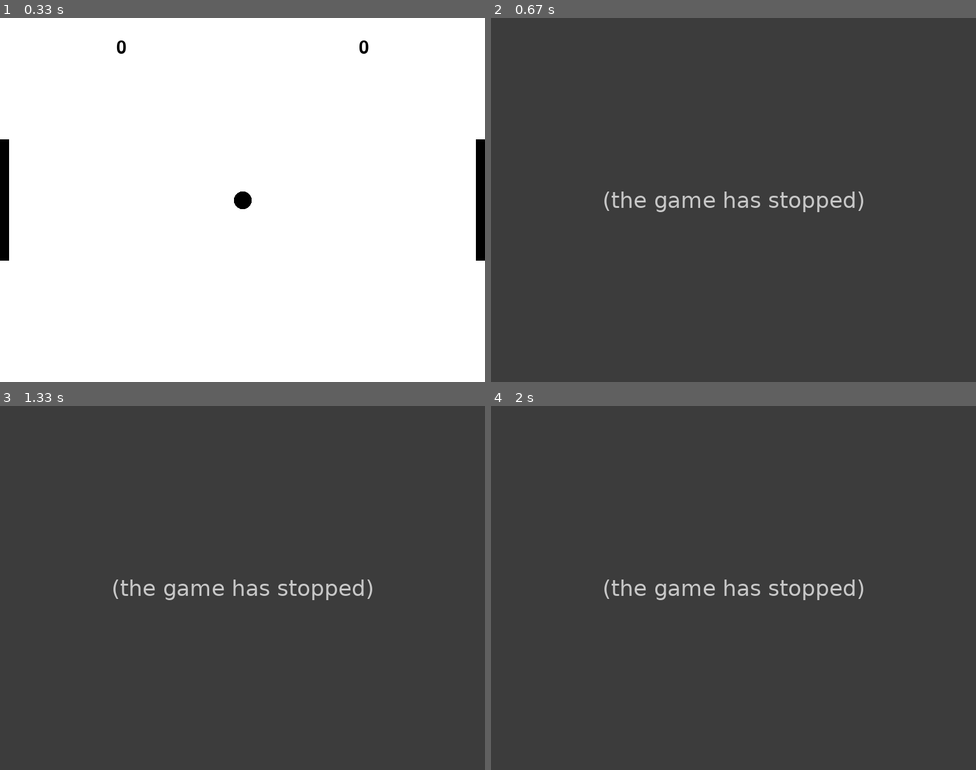
Above: before the commit, frames 1-4 (two rows, left to right).
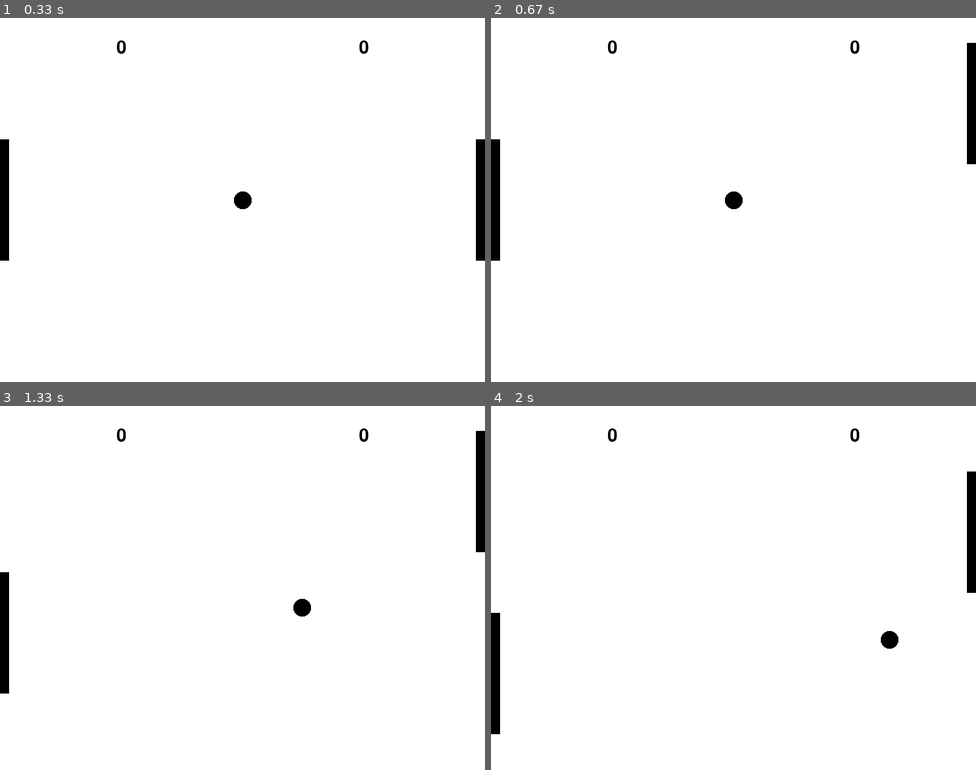
Above: after the commit, the same moments.

Repository: migouche/DojoGame
Game: pygame game, started from examples/pong-old.py
Two runs of this game, one before a commit and one after it. Both use one fixed random seed, a clock stepped at 60 frames per second and the inputs below.
Inputs:
- Up to frame 1 (0.33 s): no input
- Up to frame 2 (0.67 s): hold Up from 0.33 s (still down)
- Up to frame 3 (1.33 s): release Up at 0.8 s; hold Down 0.83-1.13 s; hold S 0.83-1.13 s; tap Space at 0.9, 1.23 s; hold Up from 1.17 s (still down); hold W from 1.17 s (still down)
- Up to frame 4 (2 s): release Up at 1.53 s; release W at 1.53 s; hold Down 1.57-1.93 s; hold S 1.57-1.93 s; tap Space at 1.63 s; hold Up from 1.97 s (still down); hold W from 1.97 s (still down)

Frame 1 is identical in both runs. In frame 2, 100% of the frame differs, in the area x 0-100%, y 0-100%; in frame 3, 100%; in frame 4, 100%.
Error before the commit: AttributeError: type object 'RealTime' has no attribute 'deltaTime' (pong-old.py line 52); the game stopped at 0.33 s (later frames are placeholders)

Commit message:
fixed syntax error in examples/pong-old.py

Diff:
--- a/examples/pong-old.py
+++ b/examples/pong-old.py
@@ -49,13 +49,13 @@
 
 while window.running:
     if Input.get_key(K_UP):
-        RightPaddle.transform.translate(Vector2(0, -1) * paddleSpeed * RealTime.deltaTime)
+        RightPaddle.transform.translate(Vector2(0, -1) * paddleSpeed * RealTime.delta_time)
     if Input.get_key(K_DOWN):
-        RightPaddle.transform.translate(Vector2(0, 1) * paddleSpeed * RealTime.deltaTime)
+        RightPaddle.transform.translate(Vector2(0, 1) * paddleSpeed * RealTime.delta_time)
     if Input.get_key(K_w):
-        LeftPaddle.transform.translate(Vector2(0, -1) * paddleSpeed * RealTime.deltaTime)
+        LeftPaddle.transform.translate(Vector2(0, -1) * paddleSpeed * RealTime.delta_time)
     if Input.get_key(K_s):
-        LeftPaddle.transform.translate(Vector2(0, 1) * paddleSpeed * RealTime.deltaTime)
+        LeftPaddle.transform.translate(Vector2(0, 1) * paddleSpeed * RealTime.delta_time)
     if Input.get_key(K_e):
         # ball.transform.setScale(ball.transform.scale + Vector2(5, 5))
         # RightText.setTextColor(red)
@@ -84,7 +84,7 @@
     canStart = canStart or Input.get_key(K_SPACE)
 
     if canStart:
-        ball.transform.translate(ballDir * ballSpeed * RealTime.deltaTime)
+        ball.transform.translate(ballDir * ballSpeed * RealTime.delta_time)
 
     if Vector2.distance(ball.transform.position, Vector2(ball.transform.position.x, window.height)) <= 20:
         ballDir.y *= -1
